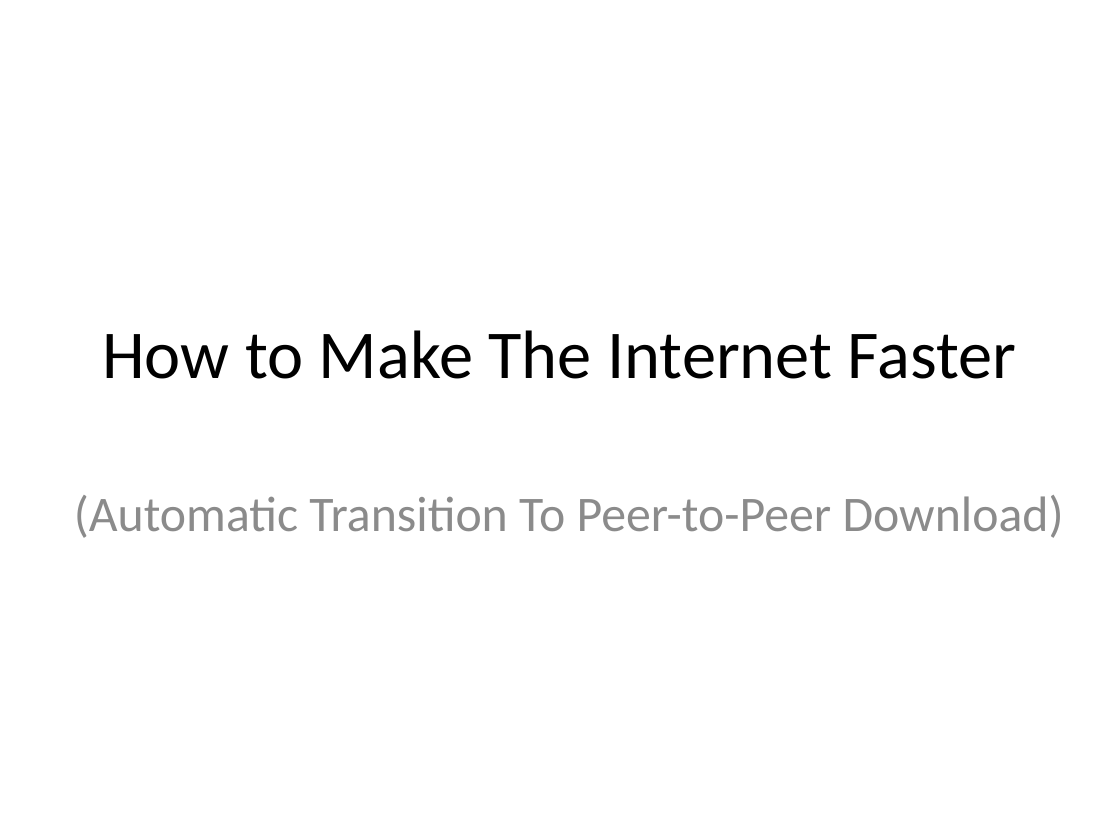
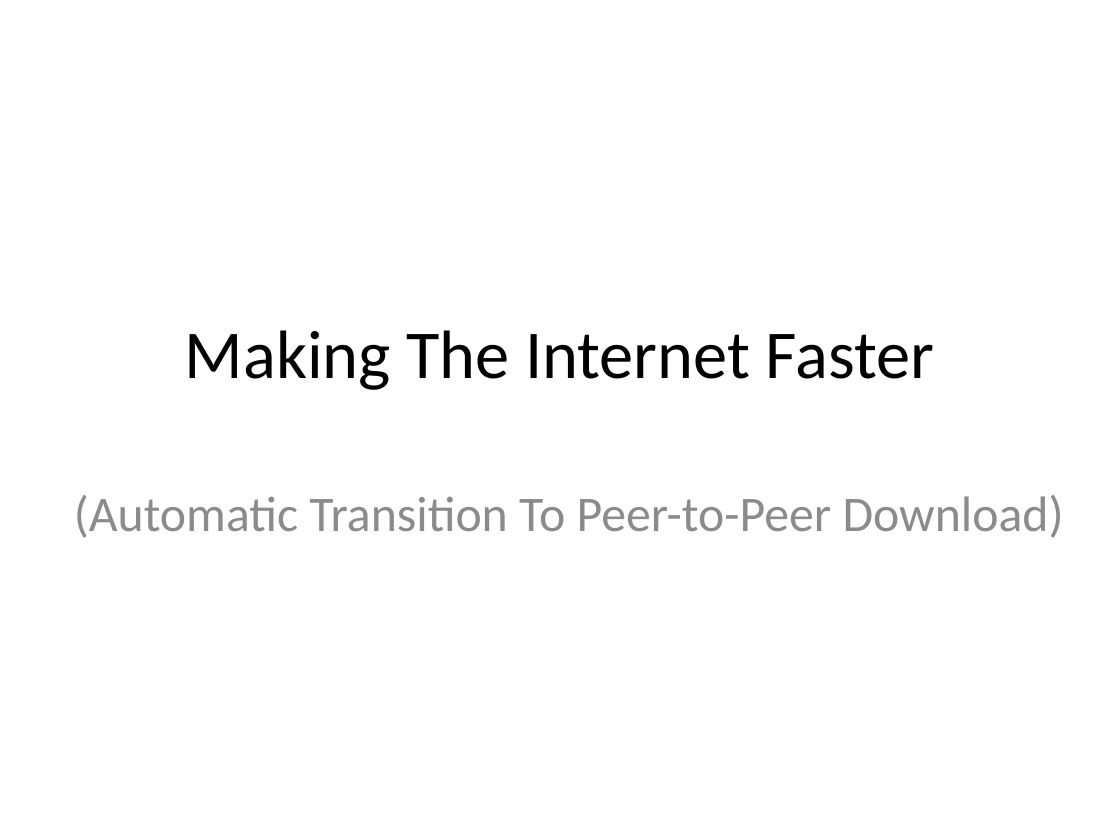
Before and after one commit to rdp/p2pwebclient, a slide deck: slide 1 of thesis_presentation/How to Make the Internet Faster.pptx. Drawn at 1120x840 pixels with LibreOffice and Linux fonts; fonts in the diff are those of the drawing. Boxes give left, top, right and bottom in pixels: in the first picture for what was removed or moved away, otherwise in the second. Text is boxed around its words. In the diff, an @@ line names an element or a change of style, - is before the commit and + after.

```diff
--- a/thesis_presentation/How to Make the Internet Faster.pptx
+++ b/thesis_presentation/How to Make the Internet Faster.pptx
@@ title at box(185, 330, 934, 390): text changed @@
-How to Make The Internet Faster
+Making The Internet Faster
```
Also in this commit, not shown: 5 other slides changed, 18 slides added, 1 other file.
